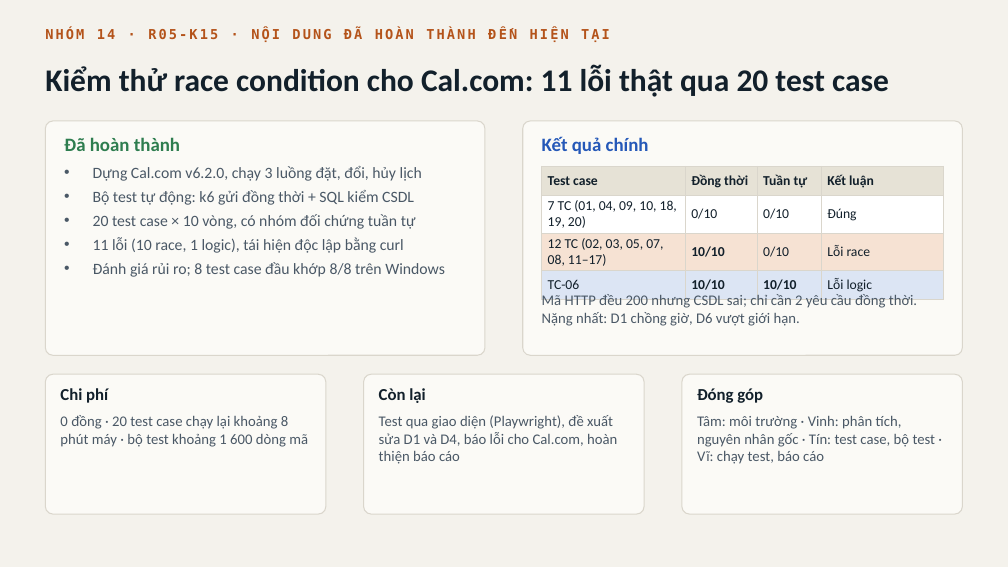
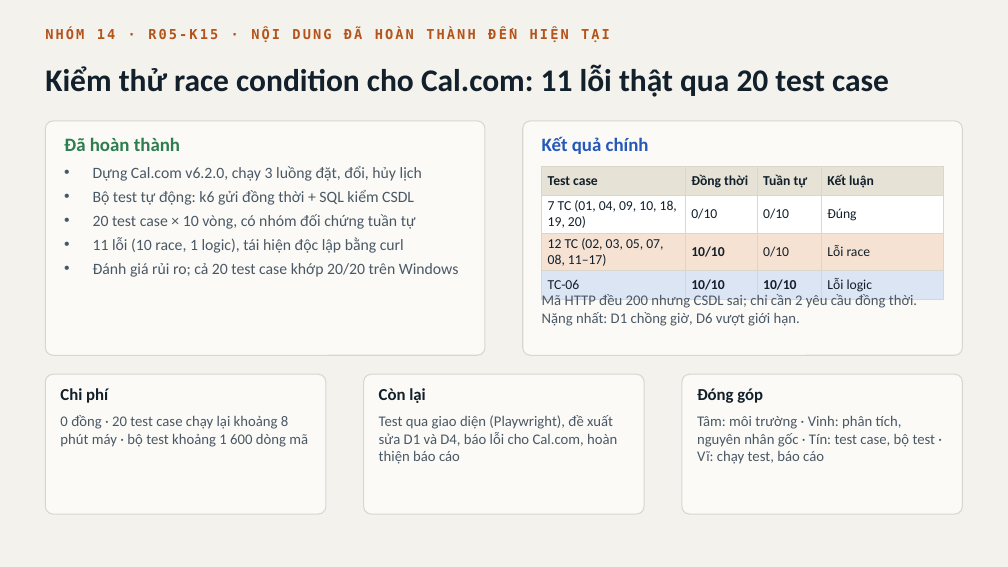
Before and after one commit to 2312741-sudo/kiem_thu_pm, a slide deck: slide 1 of docs/SLIDE_1_TRANG_TRINH_BAY_LOP.pptx. Drawn at 1008x567 pixels with LibreOffice and Linux fonts; fonts in the diff are those of the drawing. Boxes give left, top, right and bottom in pixels: in the first picture for what was removed or moved away, otherwise in the second. Text is boxed around its words. In the diff, an @@ line names an element or a change of style, - is before the commit and + after.

```diff
--- a/docs/SLIDE_1_TRANG_TRINH_BAY_LOP.pptx
+++ b/docs/SLIDE_1_TRANG_TRINH_BAY_LOP.pptx
@@ text at [93, 263, 459, 277]: text changed @@
-• Đánh giá rủi ro; 8 test case đầu khớp 8/8 trên Windows
+• Đánh giá rủi ro; cả 20 test case khớp 20/20 trên Windows
```
Also in this commit, not shown: 17 other files.
